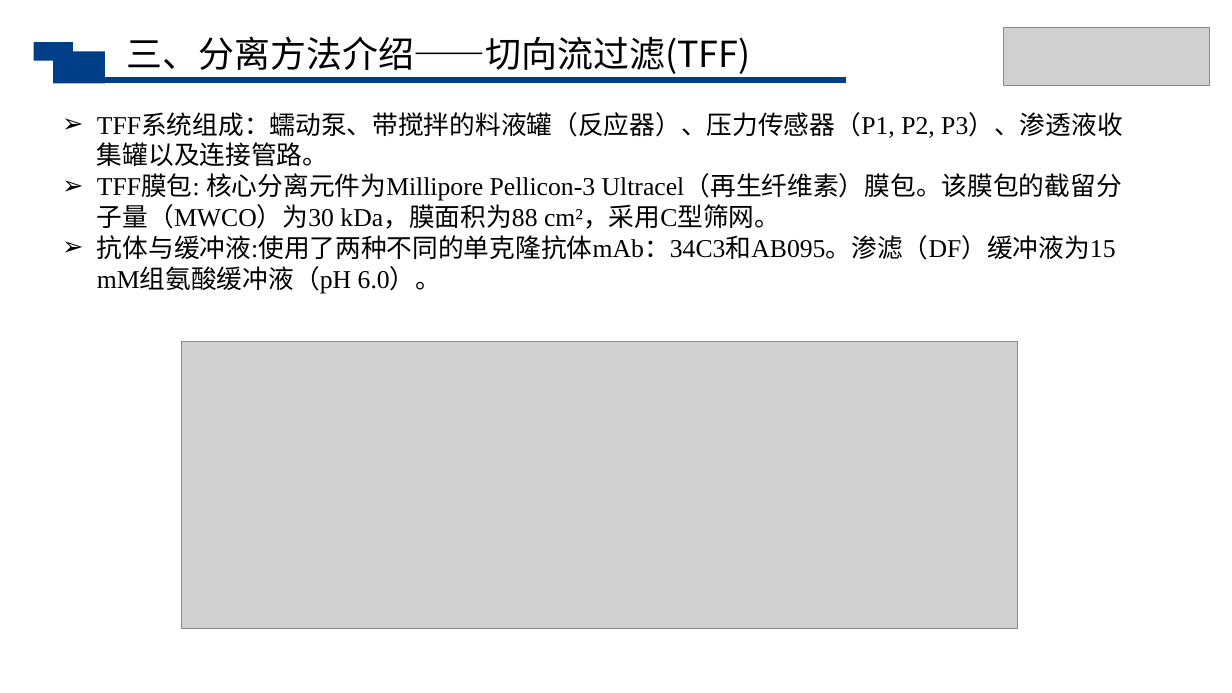
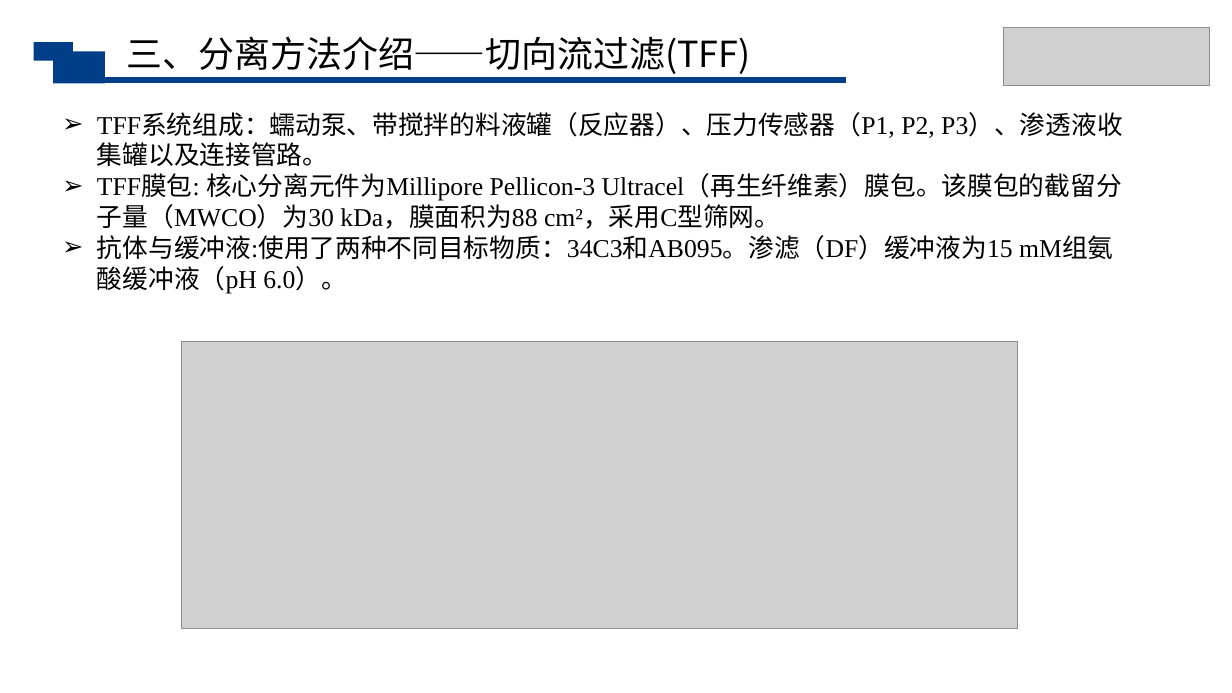
Before and after one commit to Raymon-Lyu/Veterinary-Medicine, a slide deck: slide 11 of 生物分离工程/第十组汇报ppt.pptx. Drawn at 1232x693 pixels with LibreOffice and Linux fonts; fonts in the diff are those of the drawing; grey boxes stand for pictures. Boxes give left, top, right and bottom in pixels: in the first picture for what was removed or moved away, otherwise in the second. Text is boxed around its words. In the diff, an @@ line names an element or a change of style, - is before the commit and + after.

```diff
--- a/生物分离工程/第十组汇报ppt.pptx
+++ b/生物分离工程/第十组汇报ppt.pptx
@@ text at bbox=[97, 235, 1013, 294]: text changed @@
-➢ 抗体与缓冲液:使用了两种不同的单克隆抗体mAb：34C3和AB095。渗滤（DF）缓冲液为15 mM组氨酸缓冲液（pH 6.0）。
+➢ 抗体与缓冲液:使用了两种不同目标物质：34C3和AB095。渗滤（DF）缓冲液为15 mM组氨酸缓冲液（pH 6.0）。
```
Also in this commit, not shown: 1 other slide changed.
